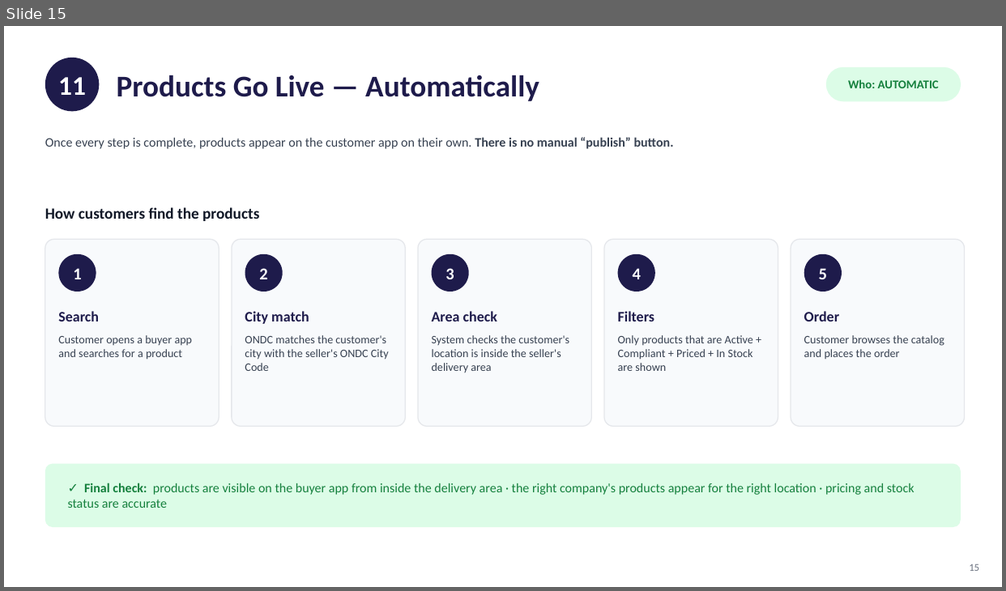
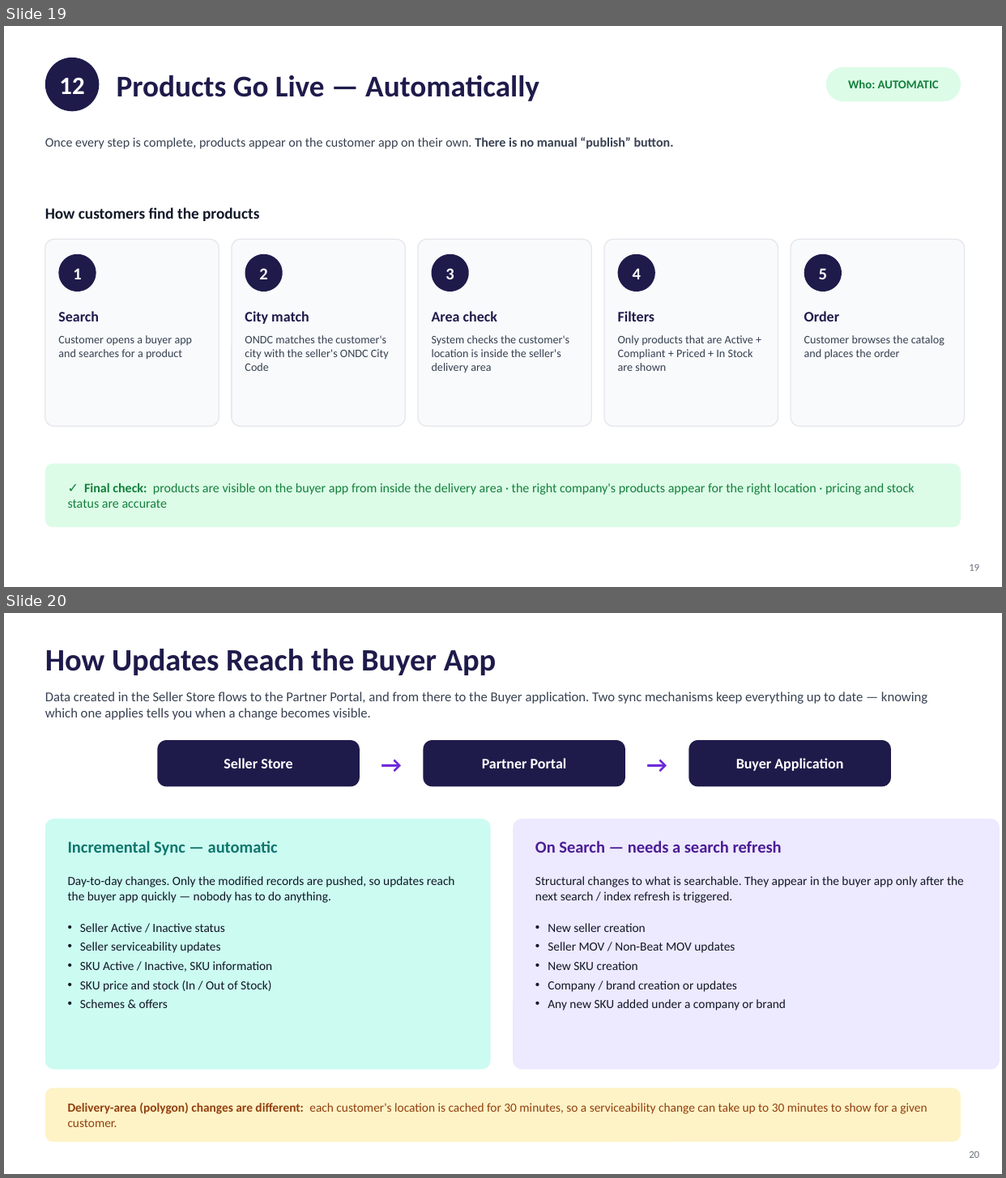
Before and after one commit to qwipo-product/ONDC-Seller-Store, a slide deck: Seller-Onboarding-to-Buyer-App-Visibility.pptx. Shown one above the other, each under a label of ours: slide 15 before the commit, slides 19 and 20 after it. The pictures are 1006x591 and 1006x1178 pixels, drawn with LibreOffice and Linux fonts; fonts in the diff are those of the drawing. Boxes give left, top, right and bottom in pixels: in the first picture for what was removed or moved away, otherwise in the second. Text is boxed around its words. In the diff, an @@ line names an element or a change of style, - is before the commit and + after.

```diff
--- a/Seller-Onboarding-to-Buyer-App-Visibility.pptx
+++ b/Seller-Onboarding-to-Buyer-App-Visibility.pptx
@@ slide 20 added at (x1=4, y1=613, x2=1002, y2=1174), background #FFFFFF @@
@@ text added at (x1=45, y1=649, x2=496, y2=675), 30 pt, text #1E1B4B, bold @@
+How Updates Reach the Buyer App
@@ text added at (x1=45, y1=692, x2=927, y2=720), 13 pt, text #374151 @@
+Data created in the Seller Store flows to the Partner Portal, and from there to the Buyer application. Two sync mechanisms keep everything up to date — knowing which one applies tells you when a change becomes visible.
@@ rounded rectangle added at (x1=157, y1=740, x2=360, y2=786), fill #1E1B4B @@
@@ text added at (x1=224, y1=758, x2=292, y2=769), 14 pt, text #FFFFFF, bold @@
+Seller Store
@@ text added at (x1=360, y1=740, x2=424, y2=786), 22 pt, text #6D28D9, bold @@
+→
@@ rounded rectangle added at (x1=424, y1=740, x2=625, y2=786), fill #1E1B4B @@
@@ text added at (x1=482, y1=758, x2=567, y2=769), 14 pt, text #FFFFFF, bold @@
+Partner Portal
@@ text added at (x1=625, y1=740, x2=689, y2=786), 22 pt, text #6D28D9, bold @@
+→
@@ rounded rectangle added at (x1=689, y1=740, x2=891, y2=786), fill #1E1B4B @@
@@ text added at (x1=736, y1=758, x2=843, y2=771), 14 pt, text #FFFFFF, bold @@
+Buyer Application
@@ rounded rectangle added at (x1=45, y1=819, x2=491, y2=1070), fill #CCFBF1 @@
@@ rounded rectangle added at (x1=513, y1=819, x2=999, y2=1070), fill #EDE9FE @@
@@ text added at (x1=68, y1=841, x2=278, y2=856), 16 pt, text #0F766E, bold @@
+Incremental Sync — automatic
@@ text added at (x1=535, y1=841, x2=782, y2=853), 16 pt, text #4C1D95, bold @@
+On Search — needs a search refresh
@@ text added at (x1=68, y1=876, x2=455, y2=903), 12 pt, text #111827 @@
+Day-to-day changes. Only the modified records are pushed, so updates reach the buyer app quickly — nobody has to do anything.
@@ text added at (x1=535, y1=876, x2=964, y2=903), 12 pt, text #111827 @@
+Structural changes to what is searchable. They appear in the buyer app only after the next search / index refresh is triggered.
@@ text added at (x1=80, y1=923, x2=273, y2=1008), 12 pt, text #111827 @@
+• Seller Active / Inactive status
+• Seller serviceability updates
+• SKU Active / Inactive, SKU information
+• SKU price and stock (In / Out of Stock)
+• Schemes & offers
@@ text added at (x1=548, y1=923, x2=786, y2=1011), 12 pt, text #111827 @@
+• New seller creation
+• Seller MOV / Non-Beat MOV updates
+• New SKU creation
+• Company / brand creation or updates
+• Any new SKU added under a company or brand
@@ rounded rectangle added at (x1=45, y1=1088, x2=961, y2=1142), fill #FEF3C7 @@
@@ text added at (x1=68, y1=1103, x2=927, y2=1127), 12 pt, text #92400E @@
+Delivery-area (polygon) changes are different: each customer's location is cached for 30 minutes, so a serviceability change can take up to 30 minutes to show for a given customer.
@@ text added at (x1=969, y1=1151, x2=979, y2=1158), 10 pt, text #6B7280 @@
+20
@@ what was slide 15 is now slide 19 @@
@@ slide 19 changed as well @@
@@ text at (x1=59, y1=78, x2=84, y2=94): text changed; size 26 to 24 pt @@
-11
+12
```
Also in this commit, not shown: 16 other slides changed, 5 other slides added, 8 other files.
